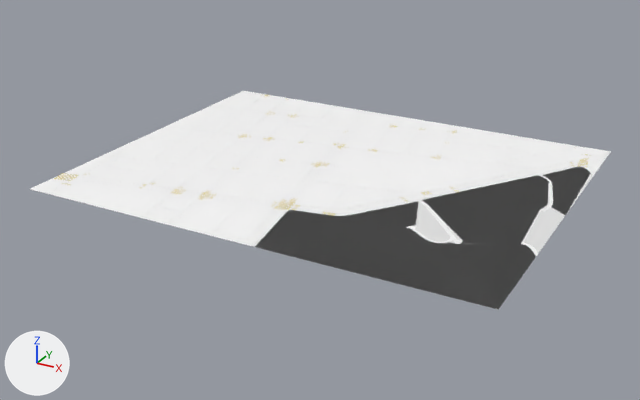
The glTF model packages/client/public/maps/11-NW-19D.glb, before and after one commit.
Before and after are seen from a 50 mm camera at (836248.0, 818309.0, 535.0) aimed at (835610.0, 819470.0, -46.0). Arrows for +X, +Y and +Z are at lower left; the lights stay in place. The older version comes first. Where no turn or scale is listed for an object, it has been applied to the vertices. Vertices at exactly the same position are counted once.

Names of what the first picture shows: '19D Road'.
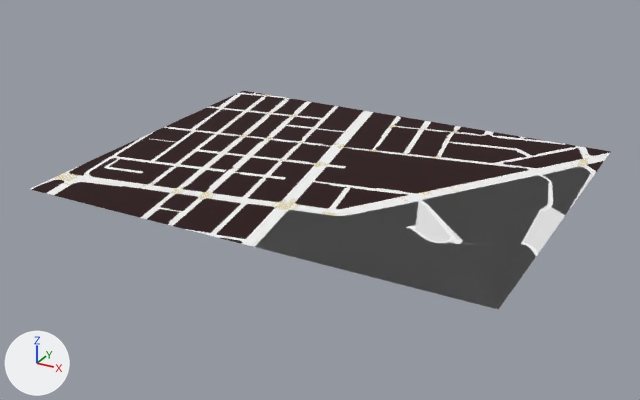
The newer file is also turned or shifted as a whole; pictures and numbers use the older file's frame.

Where the change shows, as pixel boxes (x1, y1, x2, y2) in the pictures (640 x 400 px):
'19D Road', surface changed (white to black): (30, 91, 611, 244) in both
part 1 of me_平面_001, surface changed (white to black): (30, 91, 611, 243) in both

The change, as a diff of the scene's bpy script:
```diff
--- a/packages/client/public/maps/11-NW-19D.glb.py
+++ b/packages/client/public/maps/11-NW-19D.glb.py
@@ img_0001 @@
+img_0001 = load_image('0001', '_unpacked/0001', 1080, 1080, 'sRGB')
@@ mat_行人路材質 @@
 n0 = _N.new('ShaderNodeBsdfPrincipled'); n0.name = 'Principled BSDF'
-n0.inputs[0].default_value = (1.0, 1.0, 1.0, 1.0)  # 'Base Color', white #ffffff
+n0.inputs[2].default_value = 1.0  # 'Roughness'
 n1 = _N.new('ShaderNodeOutputMaterial'); n1.name = 'Material Output'
+n2 = _N.new('ShaderNodeTexImage'); n2.name = 'Image Texture'
+n2.image = img_0001
+n3 = _N.new('ShaderNodeMapping'); n3.name = 'Mapping'
+n3.inputs[2].default_value = (0.0, 0.0, -0.262)  # 'Rotation'
+n3.inputs[3].default_value = (600.0, 750.0, 1.0)  # 'Scale'
+n4 = _N.new('ShaderNodeUVMap'); n4.name = 'UV Map'
+n4.uv_map = 'UVMap'
 _L.new(n0.outputs[0], n1.inputs[0])  # 'BSDF' to 'Surface'
+_L.new(n2.outputs[0], n0.inputs[0])  # 'Color' to 'Base Color'
+_L.new(n3.outputs[0], n2.inputs[0])  # 'Vector' to 'Vector'
+_L.new(n4.outputs[0], n3.inputs[0])  # 'UV' to 'Vector'
@@ me_平面_001 @@
 # used by ob_19d_road; location = (835622.0, 819499.0, 0.0)
-me_平面_001.from_pydata(...)  # 16669 vertices, 18816 faces; spans x -377.0..375.0, y -300.0..300.0, z 0.0
+me_平面_001.from_pydata(...)  # 16669 vertices, 18815 faces; spans x -377.0..375.0, y -300.0..300.0, z 0.0
+# me_平面_001 part 1: 17893 kept faces spanning x -377.0..375.0, y -300.0..300.0, z 0.0 get new texture (UV) coordinates
+# edits to the shape of me_平面_001 do not show in these pictures
 me_平面_001.materials.append(mat_road材質)
```
